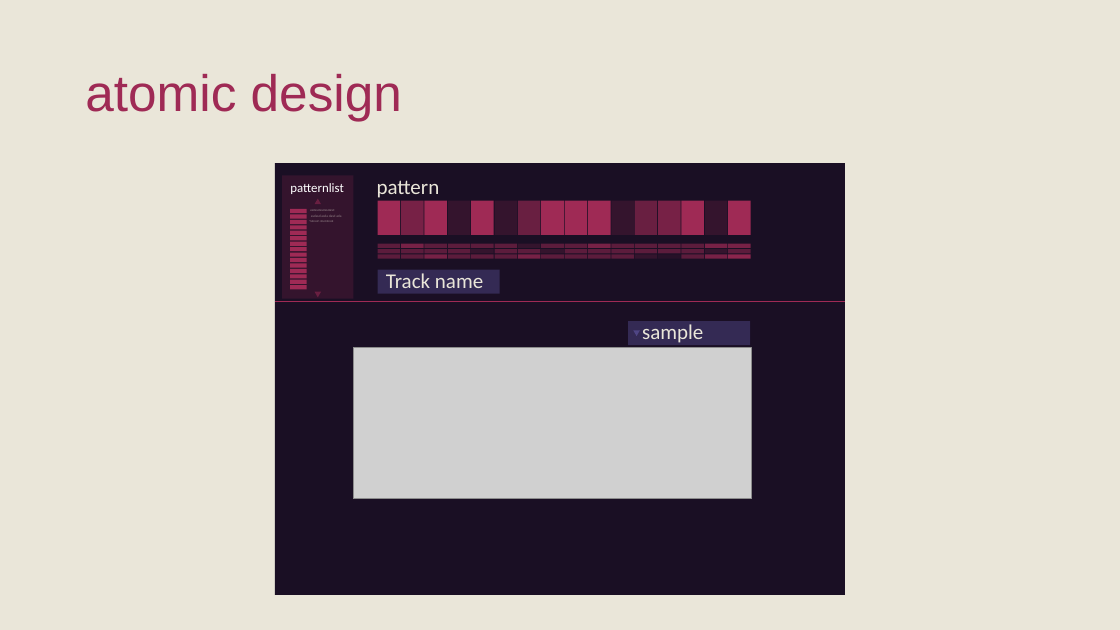
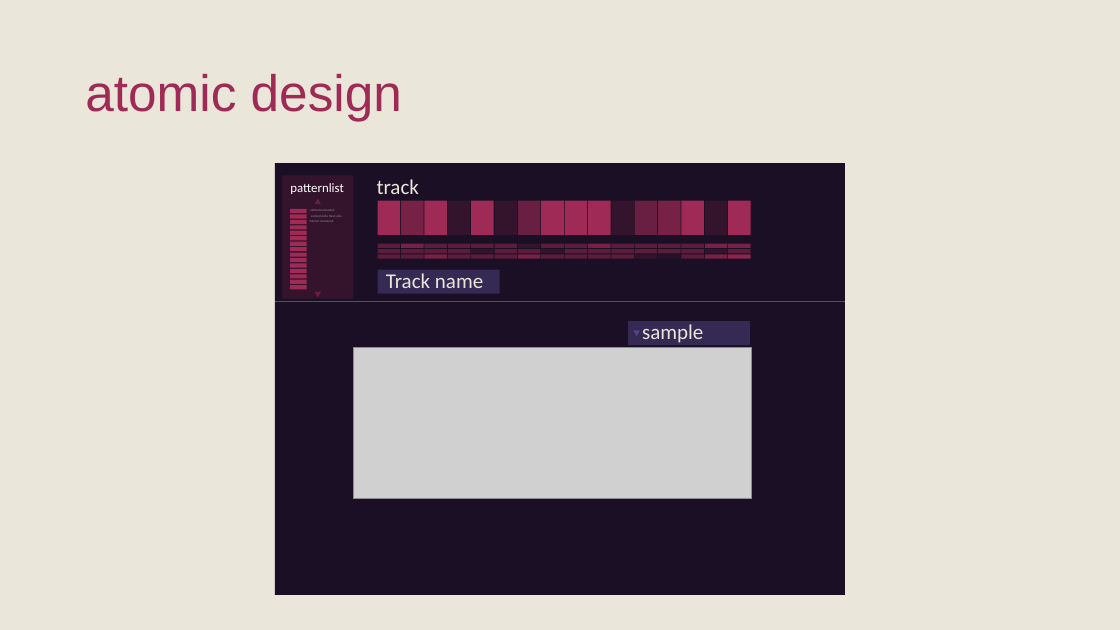
Before and after one commit to sorskoot/UltraviolentJunglist, a slide deck: slide 4 of Design/Ultraviolent Junglist.pptx. Drawn at 1120x630 pixels with LibreOffice and Linux fonts; fonts in the diff are those of the drawing; grey boxes stand for pictures. Boxes give left, top, right and bottom in pixels: in the first picture for what was removed or moved away, otherwise in the second. Text is boxed around its words. In the diff, an @@ line names an element or a change of style, - is before the commit and + after.

```diff
--- a/Design/Ultraviolent Junglist.pptx
+++ b/Design/Ultraviolent Junglist.pptx
@@ text at box(377, 179, 419, 201): text changed @@
-pattern
+track
```
Also in this commit, not shown: 2 slides added, 15 other files.
